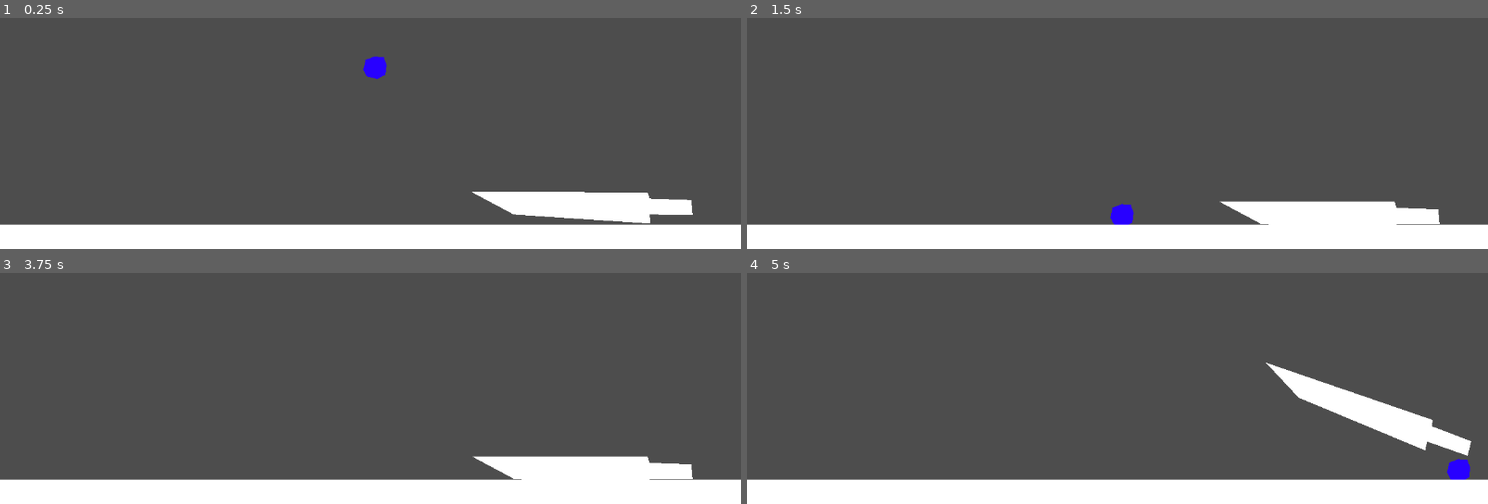
Above: before the commit, frames 1-4 (two rows, left to right).
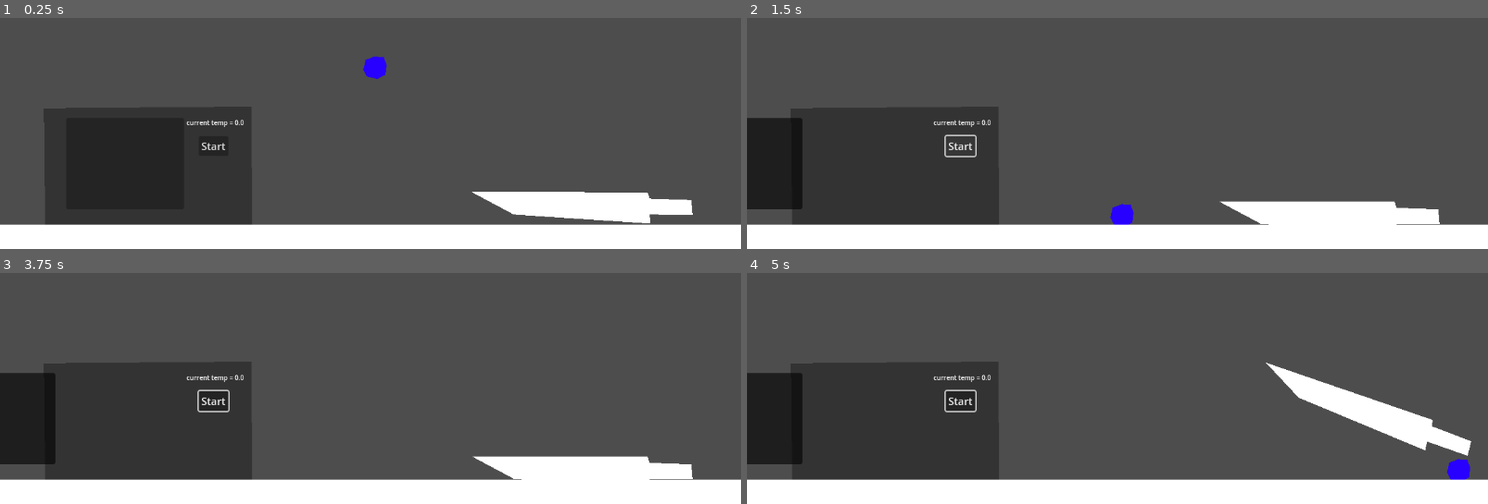
Above: after the commit, the same moments.

Repository: Sastingus/Team-name-GMTK-2026
Game: Godot game, scene res://scenes/worlds/test_world.tscn
Same seed, same stepped clock (60 frames per second), same inputs: the game is played once before the commit and once after it. The engine's default icon, where the game draws it, is replaced by a stand-in: a white triangle on a blue panel in a dark square.
Inputs (mouse positions are in pixels of both pictures, inside the frame that each line leads up to):
- Up to frame 1 (0.25 s): no input
- Up to frame 2 (1.5 s): click (872, 163) at 0.52 s; click (961, 145) at 1.25 s, where only the run after the commit has a clickable "Start"
- Up to frame 3 (3.75 s): click (214, 400) at 2 s, where only the run after the commit has a clickable "Start"; click (214, 400) at 2.75 s, where only the run after the commit has a clickable "Start"; tap Enter at 3.5 s; move the mouse to (377, 469) at 3.52 s; click (377, 469) at 3.6 s
- Up to frame 4 (5 s): tap Space at 4.25 s; move the mouse to (1332, 473) at 4.27 s; click (1332, 473) at 4.35 s

The runs differ from the first frame. In frame 1, 14% of the frame differs, in the area x 6-34%, y 38-90%; in frame 2, 16%; in frame 3, 16%, in the area x 0-34%, y 38-90%; in frame 4, 16%.

Commit message:
microwave fully implemented
-door

Diff:
--- a/autoload/globals.gd
+++ b/autoload/globals.gd
@@ -17,7 +17,7 @@
 		mouse_velocity = event.velocity
 
 func replace(parent,replacement_object):
-	if replacement_object.can_instantiate():
+	if replacement_object != null:
 			var new_replacement_object = replacement_object.instantiate()
 			parent.add_sibling(new_replacement_object)
 			new_replacement_object.position = parent.position
--- a/scenes/ingredients/test_obj.tscn
+++ b/scenes/ingredients/test_obj.tscn
@@ -1,8 +1,9 @@
-[gd_scene load_steps=5 format=3 uid="uid://4xh6xtu3oxef"]
+[gd_scene load_steps=6 format=3 uid="uid://4xh6xtu3oxef"]
 
 [ext_resource type="Script" uid="uid://dx8leo388mpyq" path="res://scenes/components/grab_component.gd" id="1_6i25b"]
 [ext_resource type="Script" uid="uid://b457sh2i4dh0g" path="res://scenes/components/cuttable_component.gd" id="2_odbhd"]
 [ext_resource type="PackedScene" uid="uid://c4jabiohssuyk" path="res://scenes/ingredients/test_replacement.tscn" id="3_the5u"]
+[ext_resource type="Script" uid="uid://dnkji1xxip324" path="res://scenes/components/microwaveable_component.gd" id="4_tavj5"]
 
 [sub_resource type="CircleShape2D" id="CircleShape2D_6i25b"]
 radius = 19.924858
@@ -22,6 +23,12 @@
 replacement_object = ExtResource("3_the5u")
 metadata/_custom_type_script = "uid://b457sh2i4dh0g"
 
+[node name="Microwaveable_Component" type="Node" parent="." node_paths=PackedStringArray("parent")]
+script = ExtResource("4_tavj5")
+parent = NodePath("..")
+replacement_object = ExtResource("3_the5u")
+metadata/_custom_type_script = "uid://dnkji1xxip324"
+
 [node name="Area2D" type="Area2D" parent="."]
 
 [node name="CollisionShape2D2" type="CollisionShape2D" parent="Area2D"]
--- a/scenes/ingredients/test_replacement.tscn
+++ b/scenes/ingredients/test_replacement.tscn
@@ -1,6 +1,37 @@
-[gd_scene load_steps=2 format=3 uid="uid://c4jabiohssuyk"]
+[gd_scene load_steps=4 format=3 uid="uid://c4jabiohssuyk"]
 
-[ext_resource type="Texture2D" uid="uid://xoyxqoeewc6c" path="res://icon.svg" id="1_arf1e"]
+[ext_resource type="Script" uid="uid://dx8leo388mpyq" path="res://scenes/components/grab_component.gd" id="1_plsjk"]
+[ext_resource type="Script" uid="uid://b457sh2i4dh0g" path="res://scenes/components/cuttable_component.gd" id="2_pnryf"]
 
-[node name="Sprite2D" type="Sprite2D"]
-texture = ExtResource("1_arf1e")
+[sub_resource type="CircleShape2D" id="CircleShape2D_6i25b"]
+radius = 19.924858
+
+[node name="test_obj" type="RigidBody2D"]
+lock_rotation = true
+
+[node name="GrabComponent" type="Node" parent="." node_paths=PackedStringArray("grab_area", "parent")]
+script = ExtResource("1_plsjk")
+grab_area = NodePath("../Area2D")
+parent = NodePath("..")
+metadata/_custom_type_script = "uid://dx8leo388mpyq"
+
+[node name="CuttableComponent" type="Node" parent="." node_paths=PackedStringArray("parent")]
+script = ExtResource("2_pnryf")
+parent = NodePath("..")
+replacement_object = null
+metadata/_custom_type_script = "uid://b457sh2i4dh0g"
+
+[node name="Area2D" type="Area2D" parent="."]
+
+[node name="CollisionShape2D2" type="CollisionShape2D" parent="Area2D"]
+shape = SubResource("CircleShape2D_6i25b")
+
+[node name="CollisionShape2D" type="CollisionShape2D" parent="."]
+shape = SubResource("CircleShape2D_6i25b")
+
+[node name="Polygon2D" type="Polygon2D" parent="."]
+position = Vector2(87.28569, -5.785717)
+scale = Vector2(0.31607124, 0.3061225)
+color = Color(3.1339386, 0, 0, 1)
+polygon = PackedVector2Array(-325.4239, -16.800013, -282.03403, -33.600014, -236.66666, -30, -222.37299, 8.399988, -228.66666, 59.333344, -268.4747, 81.2, -320, 68, -336.27133, 33.59999)
+uv = PackedVector2Array(-335.3333, -23.333328, -236.66666, -30, -228.66666, 59.333344, -320, 68)
--- a/scenes/tools/microwave/microwave.gd
+++ b/scenes/tools/microwave/microwave.gd
@@ -3,21 +3,56 @@
 
 var current_target : RigidBody2D
 var current_temp := 0.0
+var microwave_started := false
+var microwave_opened := false
 
 const HEAT_PER_SECOND = 50
+const DOOR_MOVE_DISTANCE = 200
+@onready var temp_heat_label: Label = $temp_HeatLabel
+@onready var door_button: Button = $DoorButton
+@onready var microwave_floor: CollisionShape2D = $StaticBody2D/MicrowaveFloor
+
 
 func _process(delta: float) -> void:
 	if current_target != null:
-		current_temp += HEAT_PER_SECOND * delta
-		if current_target.get_node("Microwaveable_Component").target_heat <= current_temp:
-			current_target.get_node("Microwaveable_Component").microwave()
+		if not microwave_opened:
+			if microwave_started:
+				current_temp += HEAT_PER_SECOND * delta
+				if current_target.get_node("Microwaveable_Component").target_heat <= current_temp:
+					current_target.get_node("Microwaveable_Component").microwave()
+					microwave_started = false
+					current_temp = 0.0
+	else:
+		microwave_started = false
+	temp_heat_label.text = "current temp = "+str(round(current_temp))
 
 
 func _on_body_entered(body: Node2D) -> void:
 	if body.has_node("Microwaveable_Component"):
-		current_target = body
+		if microwave_opened:
+			current_target = body
 
 
 func _on_body_exited(body: Node2D) -> void:
 	if body == current_target:
 		current_target = null
+
+
+func _on_start_button_pressed() -> void:
+	microwave_started = true
+
+
+func _on_door_button_toggled(toggled_on: bool) -> void:
+	microwave_opened = toggled_on
+	if microwave_opened:
+		door_button.position -= Vector2(DOOR_MOVE_DISTANCE,0)
+		microwave_floor.disabled = false
+		door_button.visibility_layer = -1
+	else:
+		door_button.position += Vector2(DOOR_MOVE_DISTANCE,0)
+		if current_target == null:
+			microwave_floor.disabled = true
+			door_button.visibility_layer = 1
+		else:
+			microwave_floor.disabled = false
+			door_button.visibility_layer = -1
--- a/scenes/tools/microwave/microwave.tscn
+++ b/scenes/tools/microwave/microwave.tscn
@@ -1,31 +1,63 @@
-[gd_scene load_steps=4 format=3 uid="uid://b5gebj45i87sl"]
+[gd_scene load_steps=5 format=3 uid="uid://b5gebj45i87sl"]
 
 [ext_resource type="Script" uid="uid://c78ihvhqts5sy" path="res://scenes/tools/microwave/microwave.gd" id="1_6s3ad"]
 
 [sub_resource type="RectangleShape2D" id="RectangleShape2D_6s3ad"]
-size = Vector2(178, 140)
+size = Vector2(164, 125)
 
 [sub_resource type="RectangleShape2D" id="RectangleShape2D_bii8u"]
 size = Vector2(179.5, 20)
+
+[sub_resource type="StyleBoxEmpty" id="StyleBoxEmpty_6s3ad"]
 
 [node name="Microwave" type="Area2D"]
 script = ExtResource("1_6s3ad")
 
 [node name="CollisionShape2D" type="CollisionShape2D" parent="."]
+position = Vector2(0, -1.5)
 shape = SubResource("RectangleShape2D_6s3ad")
 
 [node name="Polygon2D" type="Polygon2D" parent="."]
 z_index = -1
 position = Vector2(-71.43532, -15)
 scale = Vector2(0.6494215, 0.8460174)
+color = Color(0.20033002, 0.20033002, 0.20032999, 1)
 polygon = PackedVector2Array(-80.665405, 135.66667, -83.59952, -86.533676, 413.34528, -89.832664, 414.88513, 134.749)
 uv = PackedVector2Array(-80.665405, 135.66667, -83.59952, -86.533676, 414.3338, -89.46701, 421.67078, 126.133644)
 
 [node name="StaticBody2D" type="StaticBody2D" parent="."]
 
-[node name="CollisionShape2D" type="CollisionShape2D" parent="StaticBody2D"]
+[node name="MicrowaveFloor" type="CollisionShape2D" parent="StaticBody2D"]
 position = Vector2(0.25, 80)
 shape = SubResource("RectangleShape2D_bii8u")
+disabled = true
+
+[node name="temp_HeatLabel" type="Label" parent="."]
+offset_left = 96.0
+offset_top = -73.0
+offset_right = 189.0
+offset_bottom = -50.0
+theme_override_colors/font_color = Color(1, 1, 1, 1)
+theme_override_font_sizes/font_size = 10
+text = "current temp = 350"
+
+[node name="StartButton" type="Button" parent="."]
+offset_left = 115.0
+offset_top = -45.0
+offset_right = 161.0
+offset_bottom = -14.0
+text = "Start"
+
+[node name="DoorButton" type="Button" parent="."]
+z_index = -1
+offset_left = -91.0
+offset_top = -73.0
+offset_right = 92.0
+offset_bottom = 69.0
+theme_override_styles/focus = SubResource("StyleBoxEmpty_6s3ad")
+toggle_mode = true
 
 [connection signal="body_entered" from="." to="." method="_on_body_entered"]
 [connection signal="body_exited" from="." to="." method="_on_body_exited"]
+[connection signal="pressed" from="StartButton" to="." method="_on_start_button_pressed"]
+[connection signal="toggled" from="DoorButton" to="." method="_on_door_button_toggled"]
--- a/scenes/worlds/test_world.tscn
+++ b/scenes/worlds/test_world.tscn
@@ -1,7 +1,8 @@
-[gd_scene load_steps=5 format=3 uid="uid://bnxyvltx4c7ul"]
+[gd_scene load_steps=6 format=3 uid="uid://bnxyvltx4c7ul"]
 
 [ext_resource type="PackedScene" uid="uid://4xh6xtu3oxef" path="res://scenes/ingredients/test_obj.tscn" id="1_k3ref"]
 [ext_resource type="PackedScene" uid="uid://62n6doyhs72j" path="res://scenes/tools/knife/knife.tscn" id="2_wdhyl"]
+[ext_resource type="PackedScene" uid="uid://b5gebj45i87sl" path="res://scenes/tools/microwave/microwave.tscn" id="3_nvj10"]
 
 [sub_resource type="RectangleShape2D" id="RectangleShape2D_k3ref"]
 size = Vector2(1163, 364)
@@ -43,3 +44,6 @@
 
 [node name="Knife" parent="." instance=ExtResource("2_wdhyl")]
 position = Vector2(1035, 537)
+
+[node name="Microwave" parent="." instance=ExtResource("3_nvj10")]
+position = Vector2(198, 527)
